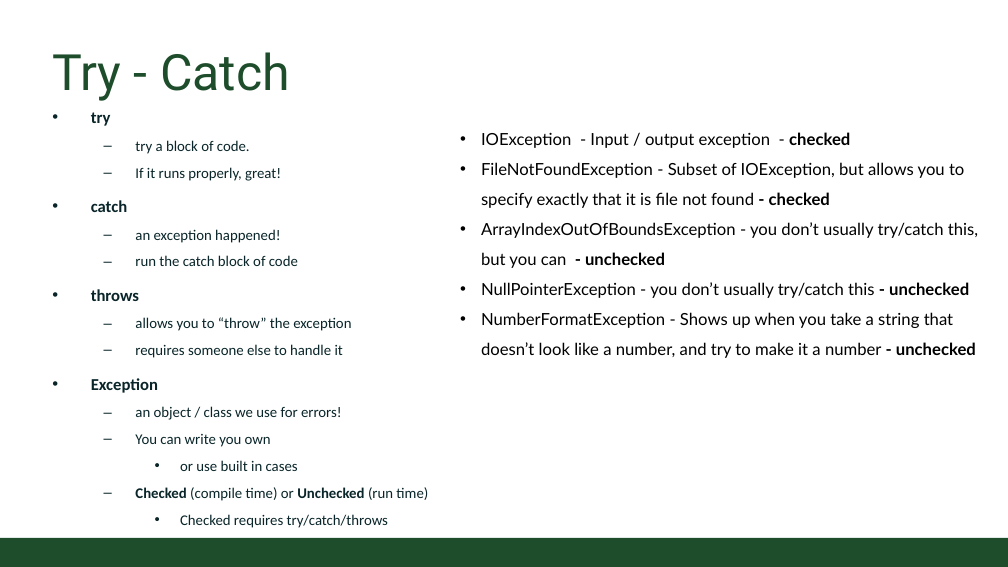
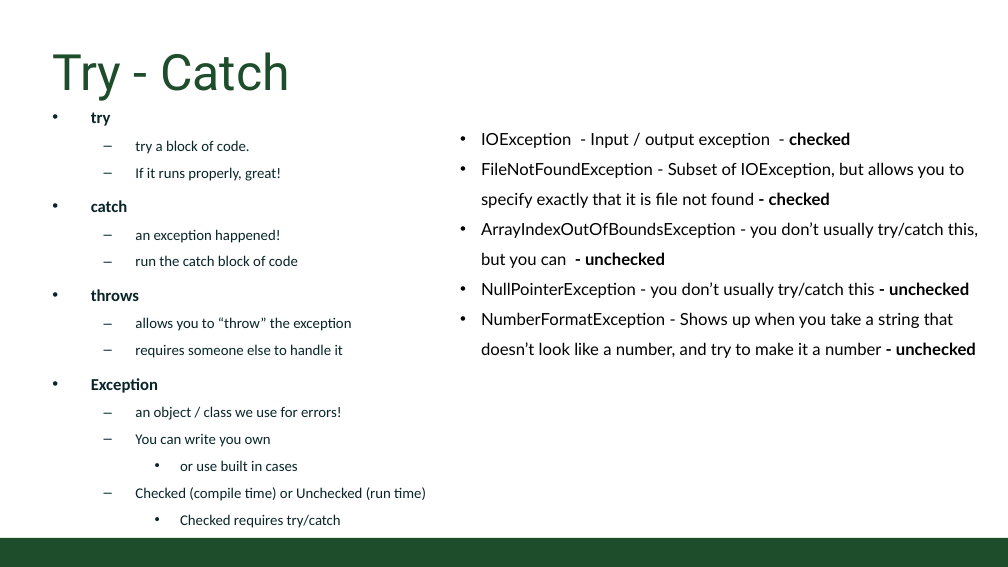
Before and after one commit to CSU-CompSci-CS163-4/Handouts, a slide deck: slide 8 of slides/On-Campus/09_02_Exceptions.pptx (slide 4 before the commit). Drawn at 1008x567 pixels with LibreOffice and Linux fonts; fonts in the diff are those of the drawing; background and template pictures are left out. Boxes give left, top, right and bottom in pixels: in the first picture for what was removed or moved away, otherwise in the second. Text is boxed around its words. In the diff, an @@ line names an element or a change of style, - is before the commit and + after.

```diff
--- a/slides/On-Campus/09_02_Exceptions.pptx
+++ b/slides/On-Campus/09_02_Exceptions.pptx
@@ text at <box>135,487,426,501</box>: bold off in "Checked Unchecked" @@
@@ text at <box>180,514,341,528</box>: text changed @@
-    • Checked requires try/catch/throws
+    • Checked requires try/catch
```
Also in this commit, not shown: 5 other slides changed, 7 slides added, 4 slides removed.
